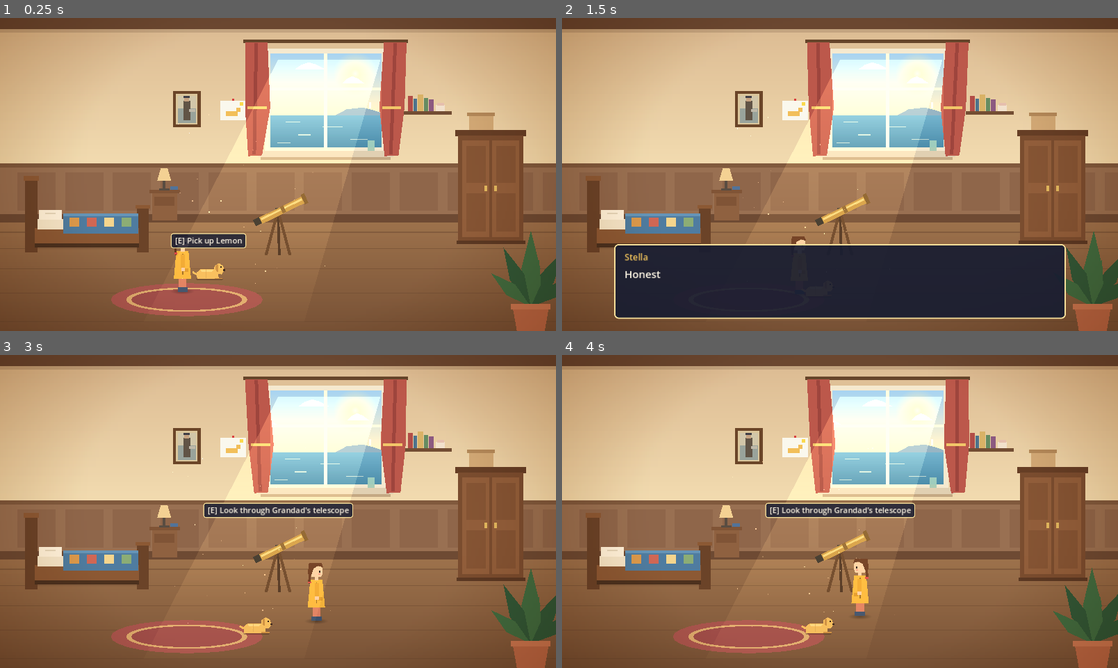
Above: before the commit, frames 1-4 (two rows, left to right).
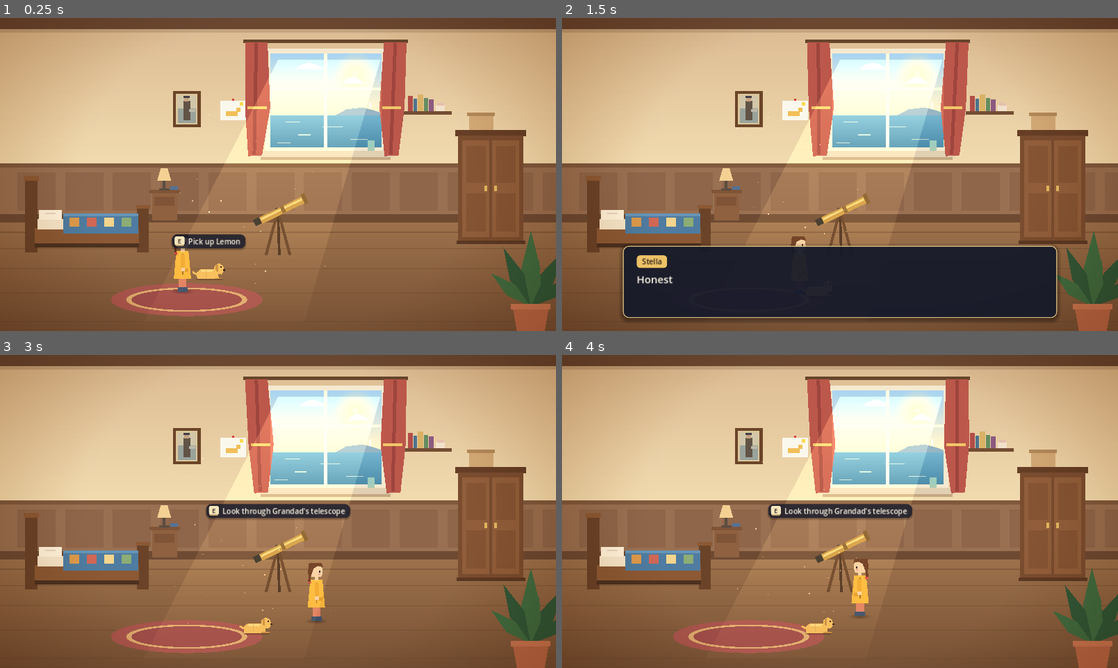
Above: after the commit, the same moments.

Repository: samjm000/Fellwell_island
Game: Godot game, scene res://scenes/rooms/stellas_room.tscn
Two runs of this game, one before a commit and one after it. Both use one fixed random seed, a clock stepped at 60 frames per second and the inputs below.
Inputs:
- Up to frame 1 (0.25 s): no input
- Up to frame 2 (1.5 s): tap Enter at 0.5 s; hold D (move_right) 0.53-1.28 s; hold E (interact) 0.53-1.28 s; tap Space (ui_select) at 0.77 s; hold S (move_down) from 1.28 s (still down); tap E (interact) at 1.35 s
- Up to frame 3 (3 s): tap Space (ui_select) at 1.52 s; release S (move_down) at 2.03 s; hold D (move_right) 2.03-2.78 s; hold E (interact) 2.03-2.78 s; hold W (move_up) from 2.78 s (still down); tap E (interact) at 2.85 s
- Up to frame 4 (4 s): tap Space (ui_select) at 3.02, 3.5, 3.77 s; release W (move_up) at 3.53 s; hold A (move_left) from 3.53 s (still down); hold E (interact) from 3.53 s (still down)

The runs differ from the first frame. In frame 1, 0.4% of the frame differs, in the area x 30-45%, y 68-75%; in frame 2, 3.0%, in the area x 9-91%, y 72-97%; in frame 3, 0.9%; in frame 4, 0.9%.

Commit message:
feat: polish interaction prompt and dialogue presentation
Adds a project UI theme (art/ui/fellwell_theme.tres) holding all prompt
and dialogue styling, so the typeface and colours change in one place
(drop a font into art/ui/fonts and set the theme's default_font).

The interaction prompt gains a small key-cap icon, fades and settles
into place instead of popping, and is clamped to the screen. The dialogue
panel gets more padding, a softer translucent panel with shadow, a
speaker name tag and a gently pulsing continue marker.

Co-Authored-By: Claude Opus 5.5 <noreply@anthropic.com>

Diff:
--- /dev/null
+++ b/art/ui/fellwell_theme.tres
@@ -0,0 +1,89 @@
+[gd_resource type="Theme" format=3]
+
+[sub_resource type="StyleBoxFlat" id="StyleBoxFlat_dialogue"]
+content_margin_left = 32.0
+content_margin_top = 22.0
+content_margin_right = 32.0
+content_margin_bottom = 18.0
+bg_color = Color(0.08, 0.1, 0.17, 0.9)
+border_width_left = 2
+border_width_top = 2
+border_width_right = 2
+border_width_bottom = 2
+border_color = Color(0.93, 0.82, 0.55, 0.85)
+corner_radius_top_left = 14
+corner_radius_top_right = 14
+corner_radius_bottom_right = 14
+corner_radius_bottom_left = 14
+shadow_color = Color(0, 0, 0, 0.35)
+shadow_size = 10
+shadow_offset = Vector2(0, 4)
+
+[sub_resource type="StyleBoxFlat" id="StyleBoxFlat_speaker"]
+content_margin_left = 12.0
+content_margin_top = 2.0
+content_margin_right = 12.0
+content_margin_bottom = 3.0
+bg_color = Color(0.93, 0.76, 0.4, 1)
+corner_radius_top_left = 8
+corner_radius_top_right = 8
+corner_radius_bottom_right = 8
+corner_radius_bottom_left = 8
+
+[sub_resource type="StyleBoxFlat" id="StyleBoxFlat_prompt"]
+content_margin_left = 6.0
+content_margin_top = 4.0
+content_margin_right = 12.0
+content_margin_bottom = 4.0
+bg_color = Color(0.08, 0.1, 0.17, 0.78)
+corner_radius_top_left = 12
+corner_radius_top_right = 12
+corner_radius_bottom_right = 12
+corner_radius_bottom_left = 12
+shadow_color = Color(0, 0, 0, 0.25)
+shadow_size = 4
+shadow_offset = Vector2(0, 2)
+
+[sub_resource type="StyleBoxFlat" id="StyleBoxFlat_keycap"]
+content_margin_left = 7.0
+content_margin_top = 0.0
+content_margin_right = 7.0
+content_margin_bottom = 1.0
+bg_color = Color(0.96, 0.9, 0.74, 1)
+border_width_bottom = 3
+border_color = Color(0.72, 0.6, 0.4, 1)
+corner_radius_top_left = 5
+corner_radius_top_right = 5
+corner_radius_bottom_right = 5
+corner_radius_bottom_left = 5
+
+[resource]
+default_font_size = 20
+Label/colors/font_color = Color(1, 0.97, 0.9, 1)
+DialogueBody/base_type = &"Label"
+DialogueBody/colors/font_color = Color(1, 0.97, 0.9, 1)
+DialogueBody/constants/line_spacing = 4
+DialogueBody/font_sizes/font_size = 24
+DialogueHint/base_type = &"Label"
+DialogueHint/colors/font_color = Color(0.93, 0.82, 0.55, 1)
+DialogueHint/font_sizes/font_size = 16
+DialogueOption/base_type = &"Label"
+DialogueOption/colors/font_color = Color(0.95, 0.9, 0.78, 1)
+DialogueOption/font_sizes/font_size = 21
+DialoguePanel/base_type = &"PanelContainer"
+DialoguePanel/styles/panel = SubResource("StyleBoxFlat_dialogue")
+KeyCap/base_type = &"PanelContainer"
+KeyCap/styles/panel = SubResource("StyleBoxFlat_keycap")
+KeyCapLabel/base_type = &"Label"
+KeyCapLabel/colors/font_color = Color(0.2, 0.16, 0.12, 1)
+KeyCapLabel/font_sizes/font_size = 15
+PromptBubble/base_type = &"PanelContainer"
+PromptBubble/styles/panel = SubResource("StyleBoxFlat_prompt")
+PromptLabel/base_type = &"Label"
+PromptLabel/colors/font_color = Color(1, 0.97, 0.9, 1)
+PromptLabel/font_sizes/font_size = 17
+SpeakerLabel/base_type = &"Label"
+SpeakerLabel/colors/font_color = Color(0.16, 0.12, 0.1, 1)
+SpeakerLabel/font_sizes/font_size = 17
+SpeakerTag/base_type = &"PanelContainer"
+SpeakerTag/styles/panel = SubResource("StyleBoxFlat_speaker")
--- a/project.godot
+++ b/project.godot
@@ -31,6 +31,10 @@
 window/size/viewport_height=720
 window/stretch/mode="canvas_items"
 window/stretch/aspect="keep"
+
+[gui]
+
+theme/custom="res://art/ui/fellwell_theme.tres"
 
 [input]
 
--- a/scenes/ui/dialogue_box.tscn
+++ b/scenes/ui/dialogue_box.tscn
@@ -1,59 +1,48 @@
 [gd_scene format=3]
 
-[ext_resource type="Script" path="res://scripts/ui/dialogue_box.gd" id="1_box"]
-
-[sub_resource type="StyleBoxFlat" id="StyleBoxFlat_panel"]
-content_margin_left = 24.0
-content_margin_top = 16.0
-content_margin_right = 24.0
-content_margin_bottom = 16.0
-bg_color = Color(0.09, 0.11, 0.19, 0.92)
-border_width_left = 3
-border_width_top = 3
-border_width_right = 3
-border_width_bottom = 3
-border_color = Color(0.96, 0.87, 0.6, 1)
-corner_radius_top_left = 10
-corner_radius_top_right = 10
-corner_radius_bottom_right = 10
-corner_radius_bottom_left = 10
+[ext_resource type="Script" path="res://scripts/ui/dialogue_box.gd" id="1_dialogue_box"]
 
 [node name="DialogueBox" type="CanvasLayer"]
 layer = 20
-script = ExtResource("1_box")
+script = ExtResource("1_dialogue_box")
 
 [node name="Panel" type="PanelContainer" parent="."]
 anchors_preset = 12
 anchor_top = 1.0
 anchor_right = 1.0
 anchor_bottom = 1.0
-offset_left = 120.0
-offset_top = -200.0
-offset_right = -120.0
-offset_bottom = -28.0
+offset_left = 140.0
+offset_top = -196.0
+offset_right = -140.0
+offset_bottom = -30.0
 grow_horizontal = 2
 grow_vertical = 0
 mouse_filter = 2
-theme_override_styles/panel = SubResource("StyleBoxFlat_panel")
+theme_type_variation = &"DialoguePanel"
 
 [node name="Layout" type="VBoxContainer" parent="Panel"]
 layout_mode = 2
 mouse_filter = 2
-theme_override_constants/separation = 6
+theme_override_constants/separation = 8
 
-[node name="SpeakerLabel" type="Label" parent="Panel/Layout"]
+[node name="SpeakerTag" type="PanelContainer" parent="Panel/Layout"]
 unique_name_in_owner = true
 layout_mode = 2
-theme_override_colors/font_color = Color(0.96, 0.78, 0.36, 1)
-theme_override_font_sizes/font_size = 20
+size_flags_horizontal = 0
+mouse_filter = 2
+theme_type_variation = &"SpeakerTag"
+
+[node name="SpeakerLabel" type="Label" parent="Panel/Layout/SpeakerTag"]
+unique_name_in_owner = true
+layout_mode = 2
+theme_type_variation = &"SpeakerLabel"
 text = "Stella"
 
 [node name="BodyLabel" type="Label" parent="Panel/Layout"]
 unique_name_in_owner = true
 layout_mode = 2
 size_flags_vertical = 3
-theme_override_colors/font_color = Color(1, 0.97, 0.9, 1)
-theme_override_font_sizes/font_size = 24
+theme_type_variation = &"DialogueBody"
 text = "Dialogue text."
 autowrap_mode = 3
 
@@ -66,7 +55,6 @@
 [node name="ContinueHint" type="Label" parent="Panel/Layout"]
 unique_name_in_owner = true
 layout_mode = 2
-theme_override_colors/font_color = Color(0.96, 0.87, 0.6, 1)
-theme_override_font_sizes/font_size = 16
-text = "[E] ▼"
+theme_type_variation = &"DialogueHint"
+text = "E  ▾"
 horizontal_alignment = 2
--- a/scenes/ui/interaction_prompt.tscn
+++ b/scenes/ui/interaction_prompt.tscn
@@ -1,30 +1,32 @@
 [gd_scene format=3]
 
-[ext_resource type="Script" path="res://scripts/ui/interaction_prompt.gd" id="1_prompt"]
-
-[sub_resource type="StyleBoxFlat" id="StyleBoxFlat_bubble"]
-content_margin_left = 10.0
-content_margin_top = 4.0
-content_margin_right = 10.0
-content_margin_bottom = 4.0
-bg_color = Color(0.1, 0.12, 0.2, 0.85)
-border_width_left = 2
-border_width_top = 2
-border_width_right = 2
-border_width_bottom = 2
-border_color = Color(0.96, 0.87, 0.6, 1)
-corner_radius_top_left = 6
-corner_radius_top_right = 6
-corner_radius_bottom_right = 6
-corner_radius_bottom_left = 6
+[ext_resource type="Script" path="res://scripts/ui/interaction_prompt.gd" id="1_interaction_prompt"]
 
 [node name="InteractionPrompt" type="PanelContainer"]
 mouse_filter = 2
-theme_override_styles/panel = SubResource("StyleBoxFlat_bubble")
-script = ExtResource("1_prompt")
+theme_type_variation = &"PromptBubble"
+script = ExtResource("1_interaction_prompt")
 
-[node name="Label" type="Label" parent="."]
+[node name="Row" type="HBoxContainer" parent="."]
+layout_mode = 2
+mouse_filter = 2
+theme_override_constants/separation = 8
+
+[node name="KeyCap" type="PanelContainer" parent="Row"]
+layout_mode = 2
+size_flags_vertical = 4
+mouse_filter = 2
+theme_type_variation = &"KeyCap"
+
+[node name="KeyLabel" type="Label" parent="Row/KeyCap"]
 unique_name_in_owner = true
-theme_override_colors/font_color = Color(1, 0.97, 0.9, 1)
-theme_override_font_sizes/font_size = 18
-text = "[E] Look at Thing"
+layout_mode = 2
+theme_type_variation = &"KeyCapLabel"
+text = "E"
+horizontal_alignment = 1
+
+[node name="Label" type="Label" parent="Row"]
+unique_name_in_owner = true
+layout_mode = 2
+theme_type_variation = &"PromptLabel"
+text = "Look at Thing"
--- a/scripts/ui/dialogue_box.gd
+++ b/scripts/ui/dialogue_box.gd
@@ -20,10 +20,18 @@
 var _option_labels: Array[Label] = []
 var _selected_option: int = 0
 
+@onready var _speaker_tag: Control = %SpeakerTag
 @onready var _speaker_label: Label = %SpeakerLabel
 @onready var _body_label: Label = %BodyLabel
 @onready var _options_container: VBoxContainer = %Options
 @onready var _continue_hint: Label = %ContinueHint
+
+
+func _ready() -> void:
+	# A slow breathing pulse on the "more" marker; cheap and only visible when shown.
+	var pulse := create_tween().set_loops().set_trans(Tween.TRANS_SINE)
+	pulse.tween_property(_continue_hint, "self_modulate:a", 0.45, 0.7)
+	pulse.tween_property(_continue_hint, "self_modulate:a", 1.0, 0.7)
 
 
 func show_line(speaker: String, text: String) -> void:
@@ -47,7 +55,7 @@
 	_options = options
 	for option in options:
 		var label := Label.new()
-		label.add_theme_font_size_override("font_size", 20)
+		label.theme_type_variation = &"DialogueOption"
 		_options_container.add_child(label)
 		_option_labels.append(label)
 	_options_container.visible = true
@@ -91,7 +99,7 @@
 
 func _show_speaker_and_text(speaker: String, text: String) -> void:
 	_speaker_label.text = speaker
-	_speaker_label.visible = not speaker.is_empty()
+	_speaker_tag.visible = not speaker.is_empty()
 	_body_label.text = text
 
 
--- a/scripts/ui/interaction_prompt.gd
+++ b/scripts/ui/interaction_prompt.gd
@@ -2,16 +2,28 @@
 ## Small "[E] Look at Telescope" bubble that floats above the focused interactable.
 ##
 ## Fed by whoever owns the detector (the room wires Stella's focus signal here), so
-## the prompt has no knowledge of the player or the scene tree layout.
+## the prompt has no knowledge of the player or the scene tree layout. It fades and
+## settles into place rather than popping, and stays inside the screen.
 
 @export var key_hint: String = "E"
+@export var fade_duration: float = 0.14
+## How far the bubble rises as it fades in.
+@export var rise_distance: float = 6.0
+@export var screen_margin: float = 8.0
 
 var _target: Interactable = null
+var _shown: bool = false
+var _appear: float = 0.0 # 0 hidden -> 1 settled; drives the rise.
+var _tween: Tween
 
 @onready var _label: Label = %Label
+@onready var _key_label: Label = %KeyLabel
 
 
 func _ready() -> void:
+	_key_label.text = key_hint
+	modulate.a = 0.0
+	visible = false
 	PlayerControl.control_changed.connect(_on_control_changed)
 	_refresh()
 
@@ -26,25 +38,37 @@
 
 
 func _process(_delta: float) -> void:
-	if not visible:
-		return
-	if _target == null or not is_instance_valid(_target):
-		set_target(null)
+	if not visible or _target == null or not is_instance_valid(_target):
 		return
 	# Interactables live in world space; convert to this canvas layer's screen space.
-	var screen_position := get_viewport().get_canvas_transform() * _target.get_prompt_position()
-	position = (screen_position - Vector2(size.x * 0.5, size.y)).round()
+	var anchor := get_viewport().get_canvas_transform() * _target.get_prompt_position()
+	var rise := rise_distance * (1.0 - _appear)
+	var top_left := anchor - Vector2(size.x * 0.5, size.y - rise)
+	var screen := get_viewport().get_visible_rect().size
+	top_left.x = clampf(top_left.x, screen_margin, screen.x - size.x - screen_margin)
+	top_left.y = clampf(top_left.y, screen_margin, screen.y - size.y - screen_margin)
+	position = top_left.round()
 
 
 func _refresh() -> void:
-	visible = _should_show()
-	if visible:
-		_label.text = "[%s] %s" % [key_hint, _target.get_prompt_text()]
+	var should_show := _target != null and is_instance_valid(_target) and PlayerControl.has_control()
+	if should_show:
+		_label.text = _target.get_prompt_text()
 		reset_size()
-
-
-func _should_show() -> bool:
-	return _target != null and is_instance_valid(_target) and PlayerControl.has_control()
+	if should_show == _shown:
+		return
+	_shown = should_show
+	if _tween != null:
+		_tween.kill()
+	_tween = create_tween().set_parallel().set_trans(Tween.TRANS_SINE).set_ease(Tween.EASE_OUT)
+	if should_show:
+		visible = true
+		_tween.tween_property(self, "modulate:a", 1.0, fade_duration)
+		_tween.tween_property(self, "_appear", 1.0, fade_duration)
+	else:
+		_tween.tween_property(self, "modulate:a", 0.0, fade_duration)
+		_tween.tween_property(self, "_appear", 0.0, fade_duration)
+		_tween.chain().tween_callback(hide)
 
 
 func _on_control_changed(_has_control: bool) -> void:
Not shown, added: art/ui/fonts/.gitkeep
